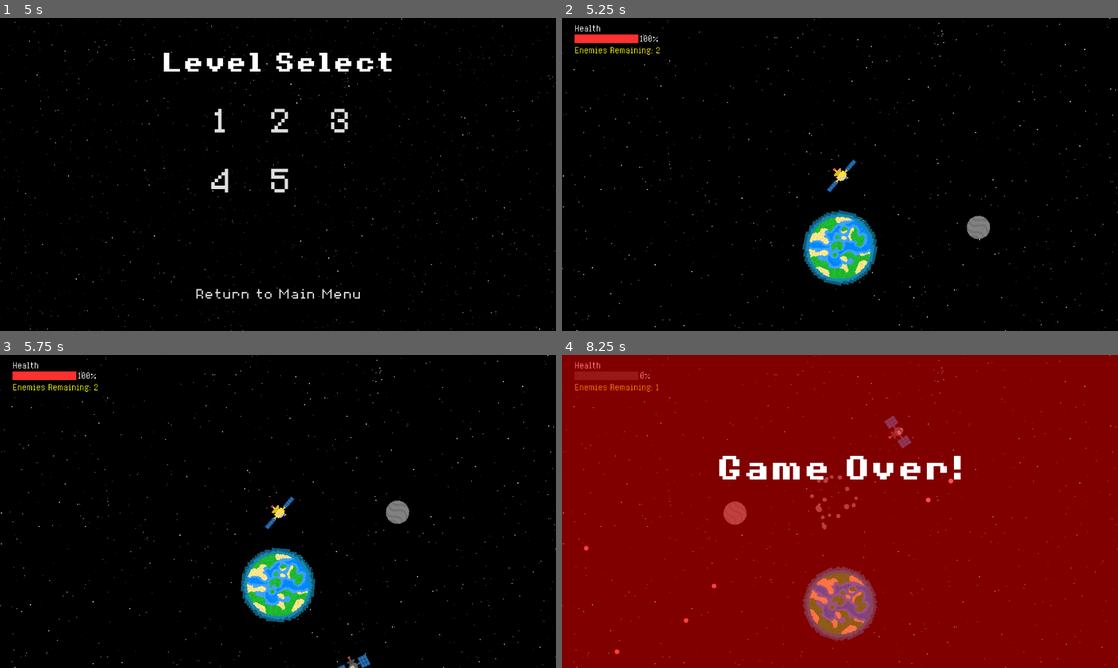
Above: before the commit, frames 1-4 (two rows, left to right).
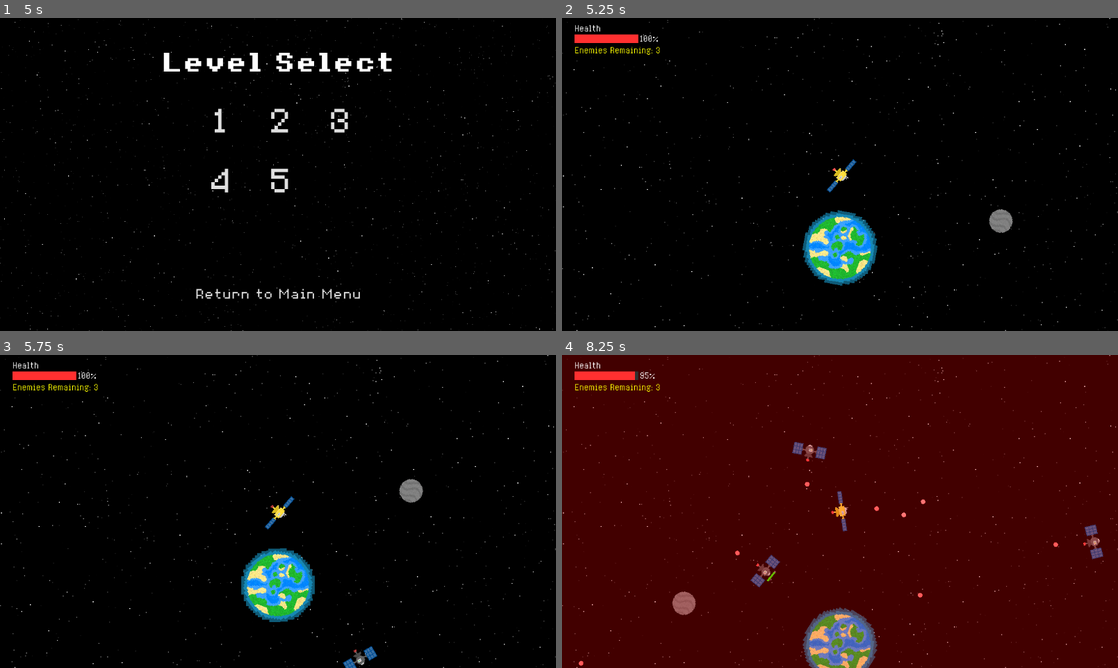
Above: after the commit, the same moments.

Repository: Birb-Games/gmtk-2025
Game: Godot game, scene res://scenes/main.tscn
Two runs of this game, one before a commit and one after it. Both use one fixed random seed, a clock stepped at 60 frames per second and the inputs below.
Inputs (mouse positions are in pixels of both pictures, inside the frame that each line leads up to):
- Up to frame 1 (5 s): move the mouse to (400, 158) at 0.52 s; press the mouse at (400, 158) at 0.53 s; hold Right (right) 0.53-1.28 s; move the mouse to (166, 190) at 1.27 s; release the mouse at (166, 190) at 1.28 s; hold Down (down) 1.28-2.03 s; click (166, 190) at 1.35 s; move the mouse to (333, 105) at 2.02 s; press the mouse at (333, 105) at 2.03 s; hold Right (right) 2.03-2.78 s; tap Mouse wheel up (zoom_camera_in) at 2.1 s; move the mouse to (250, 237) at 2.77 s; release the mouse at (250, 237) at 2.78 s; hold Up (up) 2.78-3.53 s; tap Mouse wheel down (zoom_camera_out) at 2.85 s; click (250, 237) at 3.05 s; move the mouse to (444, 221) at 3.52 s; press the mouse at (444, 221) at 3.53 s; hold A (left) from 3.53 s (still down); move the mouse to (111, 127) at 4.27 s; release the mouse at (111, 127) at 4.28 s; click (111, 127) at 4.35 s
- Up to frame 2 (5.25 s): release A (left) at 5 s; click "1" at 5 s
- Up to frame 3 (5.75 s): no input
- Up to frame 4 (8.25 s): move the mouse to (867, 511) at 5.77 s; press the mouse at (867, 511) at 5.78 s; hold Down (down) 5.78-6.53 s; tap Mouse wheel up (zoom_camera_in) at 5.85 s; move the mouse to (756, 433) at 6.52 s; release the mouse at (756, 433) at 6.53 s; hold Right (right) 6.53-7.28 s; tap Mouse wheel down (zoom_camera_out) at 6.6 s; click (756, 433) at 6.8 s; move the mouse to (962, 495) at 7.27 s; press the mouse at (962, 495) at 7.28 s; hold Up (up) 7.28-8.03 s; move the mouse to (728, 527) at 8.02 s; release the mouse at (728, 527) at 8.03 s; hold Right (right) from 8.03 s (still down); click (728, 527) at 8.1 s

Frame 1 is identical in both runs. In frame 2, 1.0% of the frame differs, in the area x 16-82%, y 10-86%; in frame 3, 1.7%; in frame 4, 100%, in the area x 0-100%, y 0-100%.

Commit message:
added levels 1, 2, 3, and 4

Diff:
--- a/scenes/levels/level1.tscn
+++ b/scenes/levels/level1.tscn
@@ -7,14 +7,21 @@
 
 [node name="Level" node_paths=PackedStringArray("center_object") instance=ExtResource("1_x6ivy")]
 center_object = NodePath("Earth")
+asteroid_spawn_time = 8.0
+
+[node name="PlayerSatellite" parent="." index="0"]
+max_dist = 640.0
 
 [node name="Earth" parent="." index="2" instance=ExtResource("2_4tcl0")]
 
 [node name="Moon" parent="." index="3" instance=ExtResource("3_dd0lh")]
-position = Vector2(290, 0)
+position = Vector2(338, 0)
 
 [node name="EnemySatellite" parent="." index="4" instance=ExtResource("4_bfxgj")]
 position = Vector2(0, 224)
 
 [node name="EnemySatellite2" parent="." index="5" instance=ExtResource("4_bfxgj")]
-position = Vector2(0, 374)
+position = Vector2(0, 406)
+
+[node name="EnemySatellite3" parent="." index="6" instance=ExtResource("4_bfxgj")]
+position = Vector2(0, 568)
--- a/scenes/levels/level2.tscn
+++ b/scenes/levels/level2.tscn
@@ -1,14 +1,28 @@
-[gd_scene load_steps=4 format=3 uid="uid://ct61jx4jm0ffh"]
+[gd_scene load_steps=5 format=3 uid="uid://ct61jx4jm0ffh"]
 
 [ext_resource type="PackedScene" uid="uid://2oltjvbyir1q" path="res://scenes/levels/level.tscn" id="1_e0cvd"]
 [ext_resource type="PackedScene" uid="uid://dalkk1rwg2yvl" path="res://scenes/space_objects/medium_planet.tscn" id="2_nos0u"]
 [ext_resource type="PackedScene" uid="uid://cgx3wsdprifbh" path="res://scenes/satellites/enemy_satellite.tscn" id="3_71baw"]
+[ext_resource type="PackedScene" uid="uid://dfegq4ky2hdw6" path="res://scenes/satellites/multishot_satellite.tscn" id="4_niitk"]
 
 [node name="Level" node_paths=PackedStringArray("center_object") instance=ExtResource("1_e0cvd")]
 center_object = NodePath("MediumPlanet")
 asteroid_spawn_time = 5.0
 
+[node name="PlayerSatellite" parent="." index="0"]
+max_dist = 640.0
+
 [node name="MediumPlanet" parent="." index="2" instance=ExtResource("2_nos0u")]
 
 [node name="EnemySatellite" parent="." index="3" instance=ExtResource("3_71baw")]
 position = Vector2(0, 288)
+orbital_speed = 200.0
+
+[node name="EnemySatellite2" parent="." index="4" instance=ExtResource("3_71baw")]
+position = Vector2(0, 392)
+shoot_cooldown = 0.5
+orbital_speed = 150.0
+
+[node name="MultishotSatellite" parent="." index="5" instance=ExtResource("4_niitk")]
+position = Vector2(0, 496)
+shoot_cooldown = 1.0
--- a/scenes/levels/level3.tscn
+++ b/scenes/levels/level3.tscn
@@ -1,5 +1,45 @@
-[gd_scene load_steps=2 format=3 uid="uid://d35lbl8jgvcbu"]
+[gd_scene load_steps=6 format=3 uid="uid://byh1tbxko718h"]
 
-[ext_resource type="PackedScene" uid="uid://2oltjvbyir1q" path="res://scenes/levels/level.tscn" id="1_02w4s"]
+[ext_resource type="PackedScene" uid="uid://2oltjvbyir1q" path="res://scenes/levels/level.tscn" id="1_8rpwu"]
+[ext_resource type="PackedScene" uid="uid://ccqmsegewmpg" path="res://scenes/space_objects/star.tscn" id="2_s1j21"]
+[ext_resource type="PackedScene" uid="uid://cgx3wsdprifbh" path="res://scenes/satellites/enemy_satellite.tscn" id="3_sru4k"]
+[ext_resource type="PackedScene" uid="uid://cfnsaojiroi77" path="res://scenes/space_objects/moon.tscn" id="4_t275y"]
+[ext_resource type="PackedScene" uid="uid://dwlunt4kweprj" path="res://scenes/satellites/rotating_satellite.tscn" id="6_frjko"]
 
-[node name="Level" instance=ExtResource("1_02w4s")]
+[node name="Level" node_paths=PackedStringArray("center_object") instance=ExtResource("1_8rpwu")]
+center_object = NodePath("Star")
+asteroid_spawn_time = 3.0
+
+[node name="PlayerSatellite" parent="." index="0"]
+position = Vector2(0, -312)
+min_dist = 0.0
+max_dist = 800.0
+
+[node name="Star" parent="." index="2" instance=ExtResource("2_s1j21")]
+modulate = Color(1, 1, 0.211765, 1)
+
+[node name="Mercury" parent="." index="3" instance=ExtResource("4_t275y")]
+position = Vector2(456, 0)
+
+[node name="EnemySatellite" parent="." index="4" instance=ExtResource("3_sru4k")]
+position = Vector2(0, 208)
+orbital_speed = 200.0
+max_health = 15
+
+[node name="EnemySatellite2" parent="." index="5" instance=ExtResource("3_sru4k")]
+position = Vector2(-88, 264)
+orbital_speed = 200.0
+max_health = 15
+
+[node name="EnemySatellite3" parent="." index="6" instance=ExtResource("3_sru4k")]
+position = Vector2(88, 264)
+orbital_speed = 200.0
+max_health = 15
+
+[node name="RotatingSatellite" parent="." index="7" instance=ExtResource("6_frjko")]
+position = Vector2(-128, 720)
+max_health = 20
+
+[node name="RotatingSatellite2" parent="." index="8" instance=ExtResource("6_frjko")]
+position = Vector2(128, 720)
+max_health = 20
--- a/scenes/levels/level4.tscn
+++ b/scenes/levels/level4.tscn
@@ -1,5 +1,48 @@
-[gd_scene load_steps=2 format=3 uid="uid://byh1tbxko718h"]
+[gd_scene load_steps=6 format=3 uid="uid://d35lbl8jgvcbu"]
 
 [ext_resource type="PackedScene" uid="uid://2oltjvbyir1q" path="res://scenes/levels/level.tscn" id="1_8rpwu"]
+[ext_resource type="PackedScene" uid="uid://cfnsaojiroi77" path="res://scenes/space_objects/moon.tscn" id="2_rdsj4"]
+[ext_resource type="PackedScene" uid="uid://dwahyx4o1w7sb" path="res://scenes/space_objects/medium_planet2.tscn" id="3_e127x"]
+[ext_resource type="PackedScene" uid="uid://cgx3wsdprifbh" path="res://scenes/satellites/enemy_satellite.tscn" id="4_heu5o"]
+[ext_resource type="PackedScene" uid="uid://dfegq4ky2hdw6" path="res://scenes/satellites/multishot_satellite.tscn" id="5_s45gt"]
 
-[node name="Level" instance=ExtResource("1_8rpwu")]
+[node name="Level" node_paths=PackedStringArray("center_object") instance=ExtResource("1_8rpwu")]
+center_object = NodePath("MediumPlanet")
+asteroid_spawn_time = 0.0
+
+[node name="PlayerSatellite" parent="." index="0"]
+max_dist = 800.0
+
+[node name="Moon" parent="." index="2" instance=ExtResource("2_rdsj4")]
+position = Vector2(0, 320)
+
+[node name="Moon2" parent="." index="3" instance=ExtResource("2_rdsj4")]
+position = Vector2(576, 0)
+
+[node name="MediumPlanet" parent="." index="4" instance=ExtResource("3_e127x")]
+
+[node name="EnemySatellite" parent="." index="5" instance=ExtResource("4_heu5o")]
+position = Vector2(0, 144)
+shoot_cooldown = 0.5
+max_health = 12
+
+[node name="EnemySatellite2" parent="." index="6" instance=ExtResource("4_heu5o")]
+position = Vector2(0, 408)
+shoot_cooldown = 0.5
+orbital_speed = 200.0
+max_health = 12
+
+[node name="MultishotSatellite" parent="." index="7" instance=ExtResource("5_s45gt")]
+position = Vector2(-136, 408)
+spread = 60.0
+shoot_cooldown = 2.0
+
+[node name="MultishotSatellite2" parent="." index="8" instance=ExtResource("5_s45gt")]
+position = Vector2(136, 408)
+spread = 60.0
+shoot_cooldown = 2.0
+
+[node name="MultishotSatellite3" parent="." index="9" instance=ExtResource("5_s45gt")]
+position = Vector2(0, 616)
+spread = 60.0
+shoot_cooldown = 1.0
--- a/scenes/space_objects/medium_planet.tscn
+++ b/scenes/space_objects/medium_planet.tscn
@@ -9,6 +9,8 @@
 radius = 64.2806
 
 [node name="MediumPlanet" instance=ExtResource("1_10vya")]
+is_static = true
+mass = 100.0
 
 [node name="Atmosphere" type="Sprite2D" parent="." index="0"]
 modulate = Color(0.756863, 0.670588, 0.0117647, 0.501961)
--- /dev/null
+++ b/scenes/space_objects/medium_planet2.tscn
@@ -0,0 +1,27 @@
+[gd_scene load_steps=6 format=3 uid="uid://dwahyx4o1w7sb"]
+
+[ext_resource type="PackedScene" uid="uid://x5sp1y0y178q" path="res://scenes/space_object.tscn" id="1_hhf5s"]
+[ext_resource type="Texture2D" uid="uid://d4ik8kphx5iig" path="res://assets/textures/planet.png" id="2_h2m5i"]
+[ext_resource type="Texture2D" uid="uid://crvjkkdg14cp8" path="res://assets/textures/medium_planet2.png" id="2_r8pe2"]
+[ext_resource type="Script" uid="uid://20ha62frq61c" path="res://scripts/space_sprite.gd" id="3_dvkbu"]
+
+[sub_resource type="CircleShape2D" id="CircleShape2D_h2m5i"]
+radius = 64.0703
+
+[node name="MediumPlanet" instance=ExtResource("1_hhf5s")]
+is_static = true
+mass = 100.0
+
+[node name="Atmosphere" type="Sprite2D" parent="." index="0"]
+modulate = Color(1, 0.168627, 0.0117647, 0.501961)
+scale = Vector2(4.375, 4.375)
+texture = ExtResource("2_h2m5i")
+script = ExtResource("3_dvkbu")
+rotation_speed = -0.785
+
+[node name="Sprite2D" parent="." index="1"]
+scale = Vector2(2, 2)
+texture = ExtResource("2_r8pe2")
+
+[node name="CollisionShape2D" parent="." index="2"]
+shape = SubResource("CircleShape2D_h2m5i")
--- a/scenes/space_objects/moon.tscn
+++ b/scenes/space_objects/moon.tscn
@@ -7,7 +7,7 @@
 radius = 24.0208
 
 [node name="Moon" instance=ExtResource("1_jmpwg")]
-mass = 0.5
+mass = 10.0
 
 [node name="Sprite2D" parent="." index="0"]
 scale = Vector2(1.5, 1.5)
--- a/scenes/space_objects/rogue_planet.tscn
+++ b/scenes/space_objects/rogue_planet.tscn
@@ -7,6 +7,7 @@
 radius = 71.007
 
 [node name="RoguePlanet" instance=ExtResource("1_mgmpp")]
+is_static = true
 mass = 200.0
 
 [node name="Sprite2D" parent="." index="0"]
--- a/scripts/asteroid_field_generator.gd
+++ b/scripts/asteroid_field_generator.gd
@@ -4,7 +4,7 @@
 @export var outer_radius: int = 300
 @export var asteroid_count: int = 16
 
-var asteroid_scene: PackedScene = preload("res://scenes/asteroid.tscn")
+var asteroid_scene: PackedScene = preload("uid://dgc6sxp0v4uf6")
 
 func _ready() -> void:
 	for i in range(asteroid_count):
--- a/scripts/level.gd
+++ b/scripts/level.gd
@@ -34,7 +34,6 @@
 	if cleared:
 		return
 	# Spawn asteroid
-	var asteroid: SpaceObject = asteroid_scene.instantiate()
 	var player_satellite = get_node_or_null("PlayerSatellite")
 	if player_satellite == null:
 		return
@@ -44,6 +43,7 @@
 	var pos = Vector2(cos(angle), sin(angle)) * dist
 	if (pos - player_satellite.position).length() < 100.0:
 		return
+	var asteroid: SpaceObject = asteroid_scene.instantiate()
 	asteroid.position = pos
 	asteroid.set_orbit(center_object)
 	add_child(asteroid)
--- a/scripts/player_satellite.gd
+++ b/scripts/player_satellite.gd
@@ -6,8 +6,8 @@
 const SHOOT_COOLDOWN: float = 0.3
 
 @onready var level: Level = get_parent()
-@export var orbital_speed: float = 100.0
-@export var speed: float = 120.0
+@export var orbital_speed: float = 120.0
+@export var speed: float = 200.0
 @export var min_dist: float = 128.0
 @export var max_dist: float = 400.0
 @export var bullet_scene: PackedScene
--- a/scripts/space_object.gd
+++ b/scripts/space_object.gd
@@ -2,7 +2,7 @@
 
 extends Area2D
 
-@onready var level = get_parent()
+@onready var level = $/root/Main/Level
 
 # If this is true, then the object will still have gravity but will not be
 # pulled by other objects
Binary file added: assets/textures/medium_planet2.png
Not shown, added: assets/textures/medium_planet2.png.import
